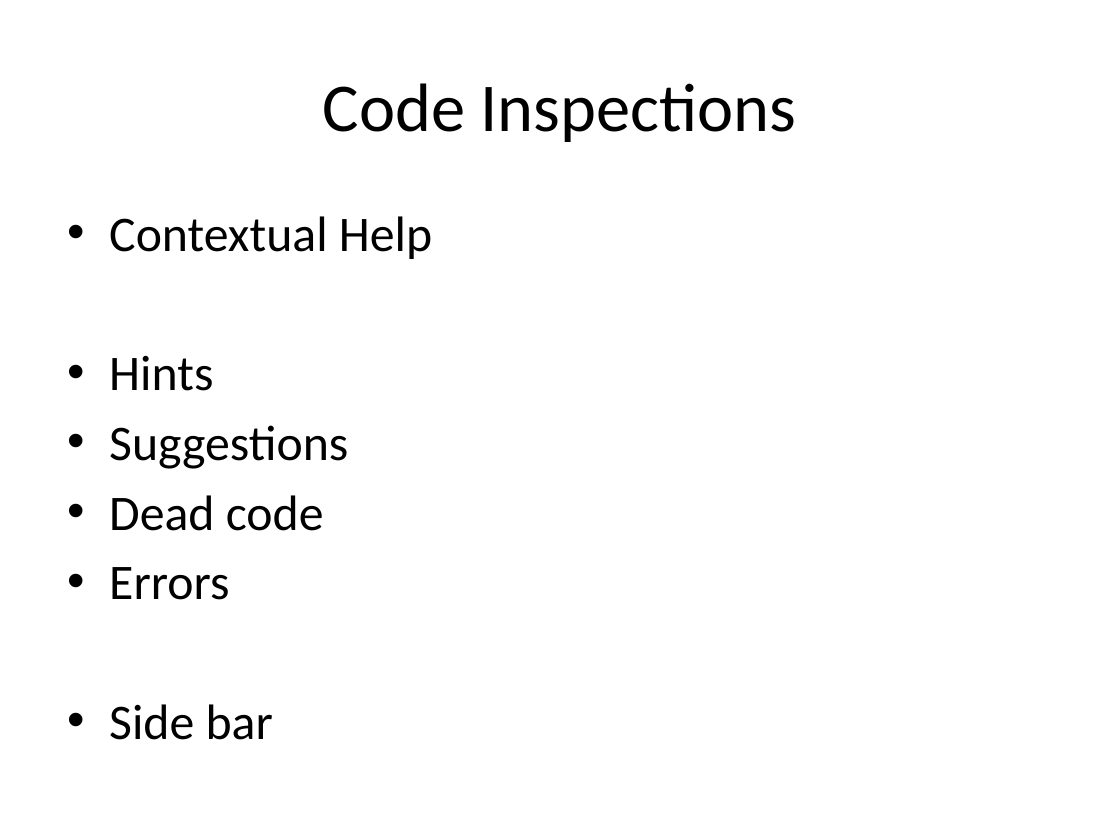
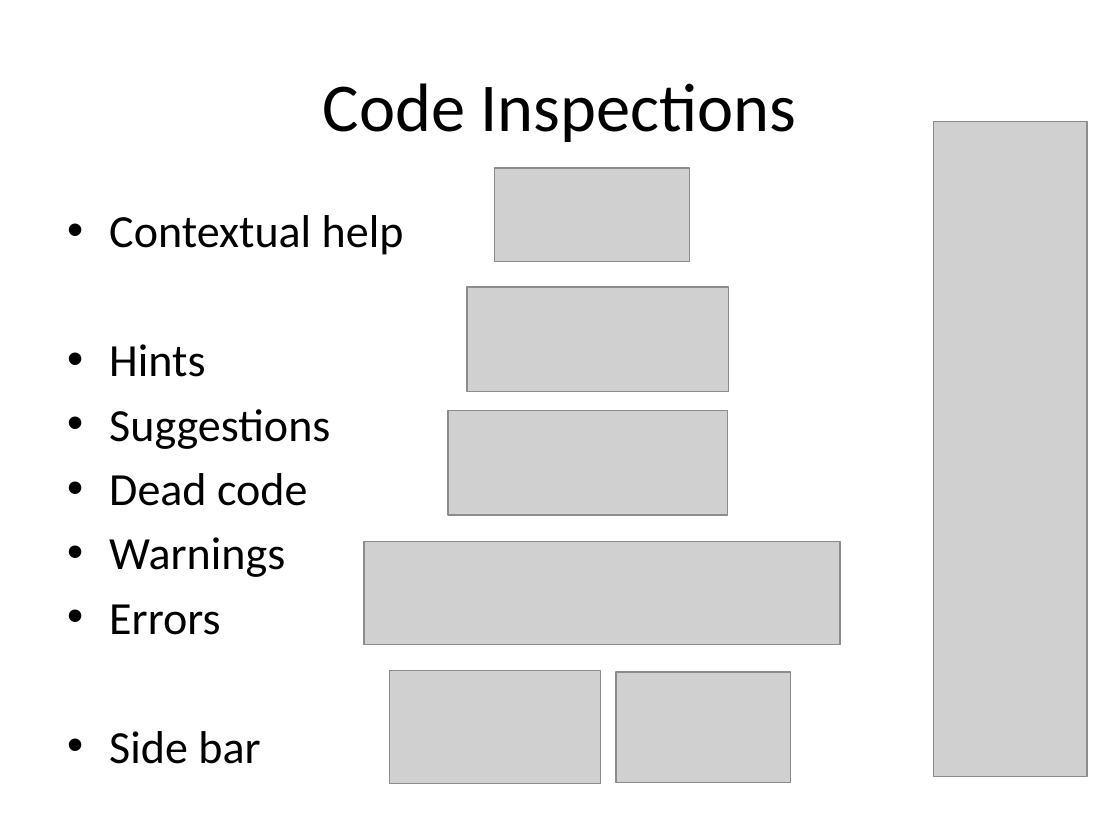
Before and after one commit to rasmuskl/ReSharperCourse, a slide deck: slide 8 of Presentations/2 - Exercises - ReSharper Course.pptx (slide 9 before the commit). Drawn at 1120x840 pixels with LibreOffice and Linux fonts; fonts in the diff are those of the drawing; grey boxes stand for pictures. Boxes give left, top, right and bottom in pixels: in the first picture for what was removed or moved away, otherwise in the second. Text is boxed around its words. In the diff, an @@ line names an element or a change of style, - is before the commit and + after.

Commit message:
Moved code inspection task into it's own solution again. Finished presentation parts for navigate to and code inspections.

```diff
--- a/Presentations/2 - Exercises - ReSharper Course.pptx
+++ b/Presentations/2 - Exercises - ReSharper Course.pptx
@@ picture added at bbox=[933, 121, 1086, 776] @@
@@ picture added at bbox=[495, 168, 690, 261] @@
@@ text at bbox=[109, 215, 404, 255]: text changed; size 32 to 29.6 pt @@
-• Contextual Help
+• Contextual help
@@ picture added at bbox=[467, 287, 728, 392] @@
@@ text at bbox=[109, 344, 330, 764]: size 32 to 29.6 pt in "Hints", "Suggestions", "Dead code", "Errors" and 1 more places @@
@@ picture added at bbox=[448, 411, 728, 515] @@
@@ text at bbox=[109, 537, 285, 577]: paragraph added @@
+• Warnings
@@ picture added at bbox=[364, 541, 840, 644] @@
@@ picture added at bbox=[390, 671, 600, 784] @@
@@ picture added at bbox=[616, 672, 791, 783] @@
```
Also in this commit, not shown: 3 other slides changed, 1 slide added, 7 other files.
